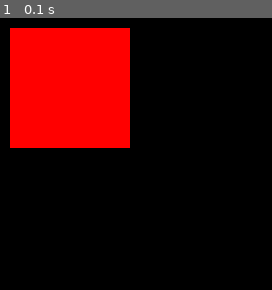
Above: before the commit, frame 1.
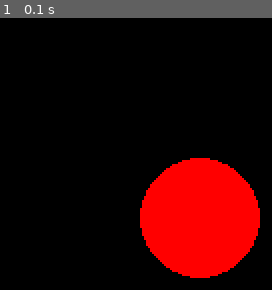
Above: after the commit, the same moment.

Repository: sagieppel/PyGame2
Game: pygame game, started from Lesson2.py
Two runs of this game, one before a commit and one after it. Both use one fixed random seed, a clock stepped at 60 frames per second and the inputs below.
Inputs:
- Up to frame 1 (0.1 s): no input

The runs differ from the first frame. In frame 1, 35% of the frame differs, in the area x 3-96%, y 3-96%.

Commit message:
Update Lesson2.py

Diff:
--- a/Lesson2.py
+++ b/Lesson2.py
@@ -1,34 +1,23 @@
 import pygame
 import random
 
-###############################################################################3
-def createCircle(x,y):
-   circle = {}
+pygame.init()
 
+screensize=700
+screen=pygame.display.set_mode([screensize,screensize]) # Control screen size
 
-   circle["red"]=random.randint(0,255)
-   circle["green"]=random.randint(0,255)
-   circle["blue"]=random.randint(0,255)
+red=255
+blue=0
+green=0
+x = 100
+y = 100
+size = 30
 
-   circle['x']=x#+random.randint(-50,50)
-   circle['y']=y#+random.randint(-50,50)
+for i in range(100000000):
 
-   circle["speedx"]=0.1
-   circle["speedy"]=0.1
+  pygame.draw.circle(screen, [red,green,blue], [x,y], size)
 
-
-   circle["scale"]= 20# random.randint(0,5)
-   #pygame.time.delay(5)
-   color = (255,0,0)
-   pygame.draw.rect(screen, color, pygame.Rect(x, y, 60, 60))
-  # pygame.draw.circle(screen, [circle["red"], circle["green"], circle["blue"]], [circle['x'],circle['y']], circle["scale"])
-   pygame.display.update()
-###############################################################################
-# def change(circle):
-#     circle['x']+=circle["speedx"]
-#     pygame.draw.circle(screen, [circle["red"], circle["green"], circle["blue"]], [circle['x'],circle['y']], circle["scale"])
-#     pygame.display.update()
-####################################################################
+  pygame.display.update()
 
 
 
